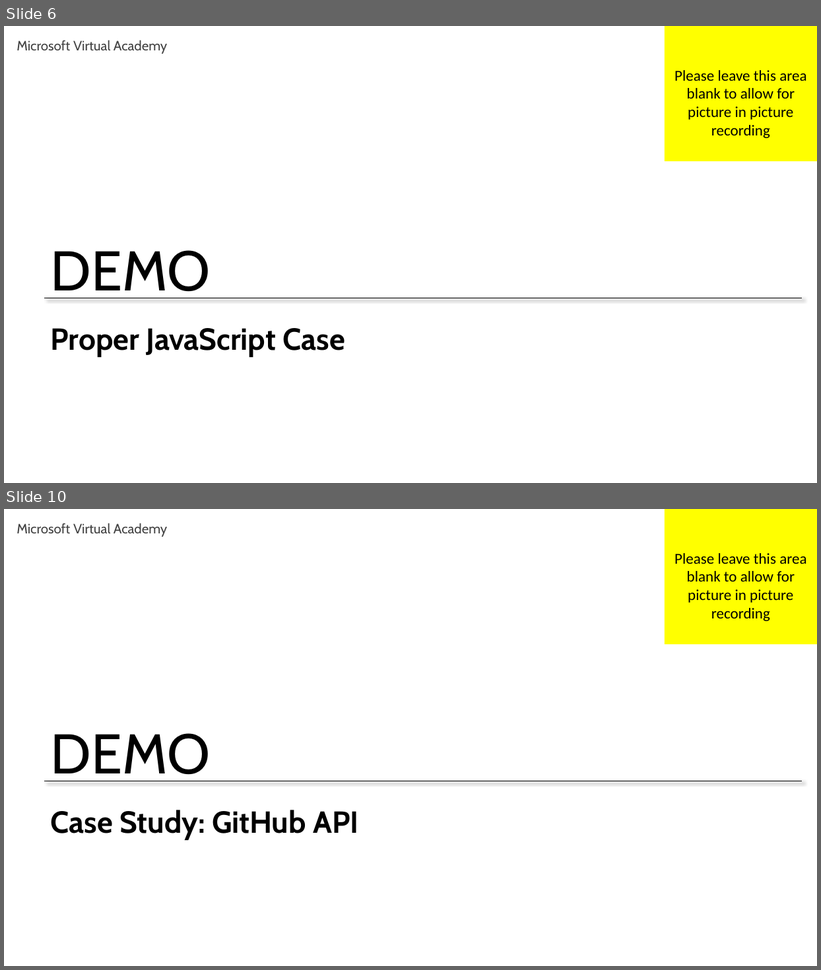
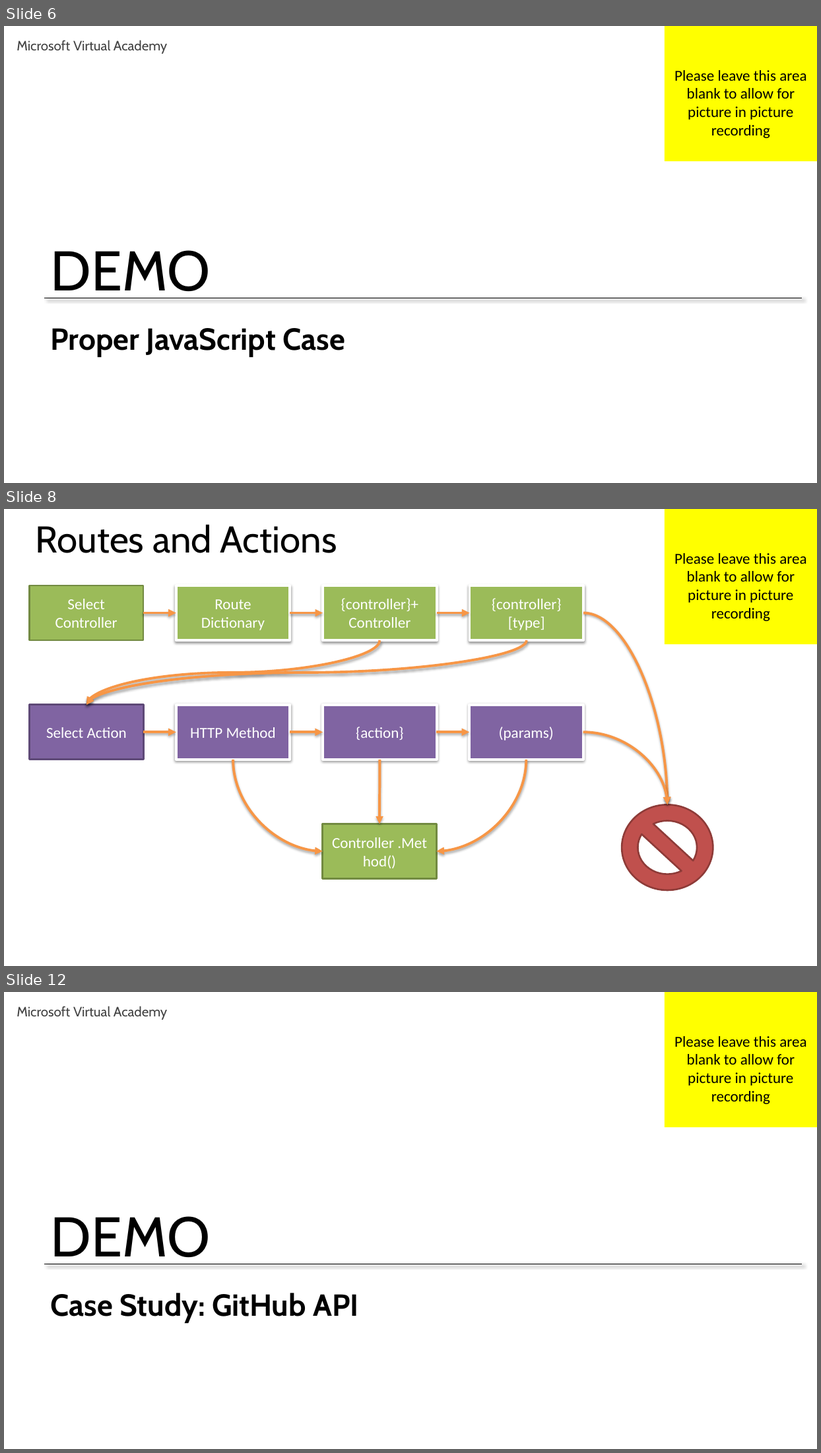
Before and after one commit to HydAu/GeekTrainer_WebAPI, a slide deck: Slides/Module 3 - Web API Configuration.pptx. Shown one above the other, each under a label of ours: slides 6 and 10 before the commit, slides 6, 8 and 12 after it; the slides between them are not shown. The pictures are 821x970 and 821x1453 pixels, drawn with LibreOffice and Linux fonts; fonts in the diff are those of the drawing. Boxes give left, top, right and bottom in pixels: in the first picture for what was removed or moved away, otherwise in the second. Text is boxed around its words. In the diff, an @@ line names an element or a change of style, - is before the commit and + after.

Commit message:
Add examples for routes and actions
Added examples and extended deck

```diff
--- a/Slides/Module 3 - Web API Configuration.pptx
+++ b/Slides/Module 3 - Web API Configuration.pptx
@@ slide 8 added at (4, 509, 817, 966), background #FFFFFF @@
@@ title added at (36, 524, 337, 553), 44 pt, text #000000 @@
+Routes and Actions
@@ rectangle added at (665, 509, 817, 644), fill #FFFF00, 18 pt, text #000000 @@
+Please leave this area blank to allow for picture in picture recording
@@ rectangle added at (30, 586, 144, 641), fill #9BBB59, outline #738A42 2 pt, 18 pt, text #FFFFFF @@
+Select Controller
@@ rectangle added at (176, 586, 290, 641), fill #9BBB59, outline #FFFFFF 3 pt, 18 pt, text #FFFFFF @@
+Route Dictionary
@@ rectangle added at (323, 586, 437, 641), fill #9BBB59, outline #FFFFFF 3 pt, 18 pt, text #FFFFFF @@
+{controller}+ Controller
@@ rectangle added at (470, 586, 584, 641), fill #9BBB59, outline #FFFFFF 3 pt, 18 pt, text #FFFFFF @@
+{controller} [type]
@@ arrow added from (143, 613) to (176, 613), #F79646 3 pt @@
@@ arrow added from (290, 613) to (323, 613), #F79646 3 pt @@
@@ arrow added from (437, 613) to (470, 613), #F79646 3 pt @@
@@ curved arrow added from (583, 613) to (668, 805), #F79646 3 pt @@
@@ curved arrow added from (380, 641) to (86, 705), #F79646 3 pt @@
@@ curved arrow added from (527, 641) to (86, 705), #F79646 3 pt @@
@@ rectangle added at (30, 705, 144, 760), fill #8064A2, outline #5F4A78 2 pt, 18 pt, text #FFFFFF @@
+Select Action
@@ rectangle added at (176, 705, 290, 760), fill #8064A2, outline #FFFFFF 3 pt, 18 pt, text #FFFFFF @@
+HTTP Method
@@ rectangle added at (323, 705, 437, 760), fill #8064A2, outline #FFFFFF 3 pt, 18 pt, text #FFFFFF @@
+{action}
@@ rectangle added at (469, 705, 583, 760), fill #8064A2, outline #FFFFFF 3 pt, 18 pt, text #FFFFFF @@
+(params)
@@ arrow added from (144, 732) to (176, 732), #F79646 3 pt @@
@@ arrow added from (290, 732) to (323, 732), #F79646 3 pt @@
@@ arrow added from (436, 732) to (469, 732), #F79646 3 pt @@
@@ curved arrow added from (583, 732) to (668, 805), #F79646 3 pt @@
@@ curved arrow added from (234, 760) to (322, 852), #F79646 3 pt @@
@@ curved arrow added from (380, 760) to (380, 824), #F79646 3 pt @@
@@ curved arrow added from (526, 760) to (436, 852), #F79646 3 pt @@
@@ no-entry sign added at (622, 805, 714, 890), fill #C0504D, outline #8E3B39 2 pt @@
@@ rectangle added at (322, 824, 436, 879), fill #9BBB59, outline #738A42 2 pt, 18 pt, text #FFFFFF @@
+Controller .Method()
@@ what was slide 10 is now slide 12 @@
```
Also in this commit, not shown: 3 slides changed, 1 other slide added, 13 other files.
